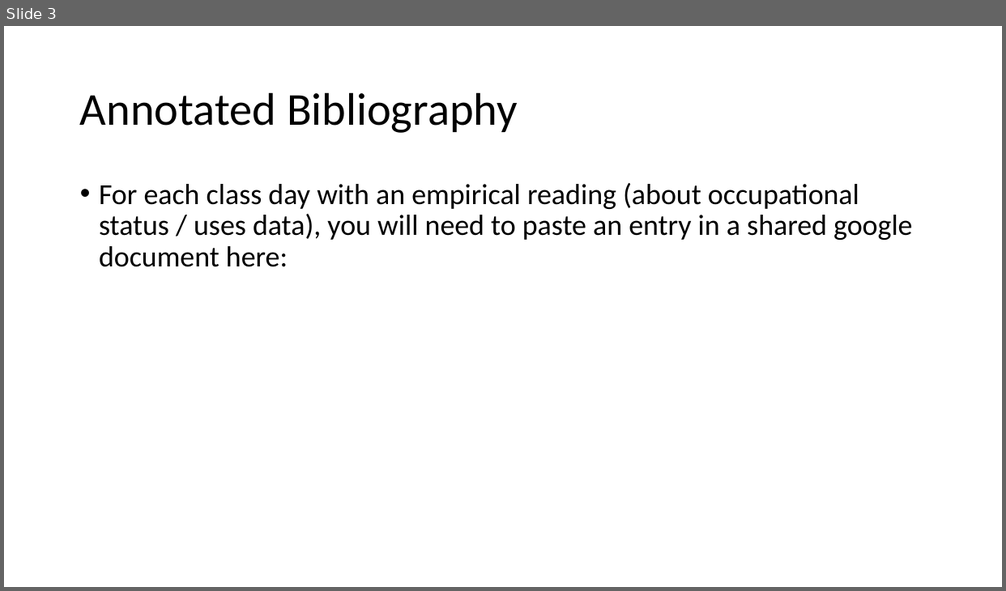
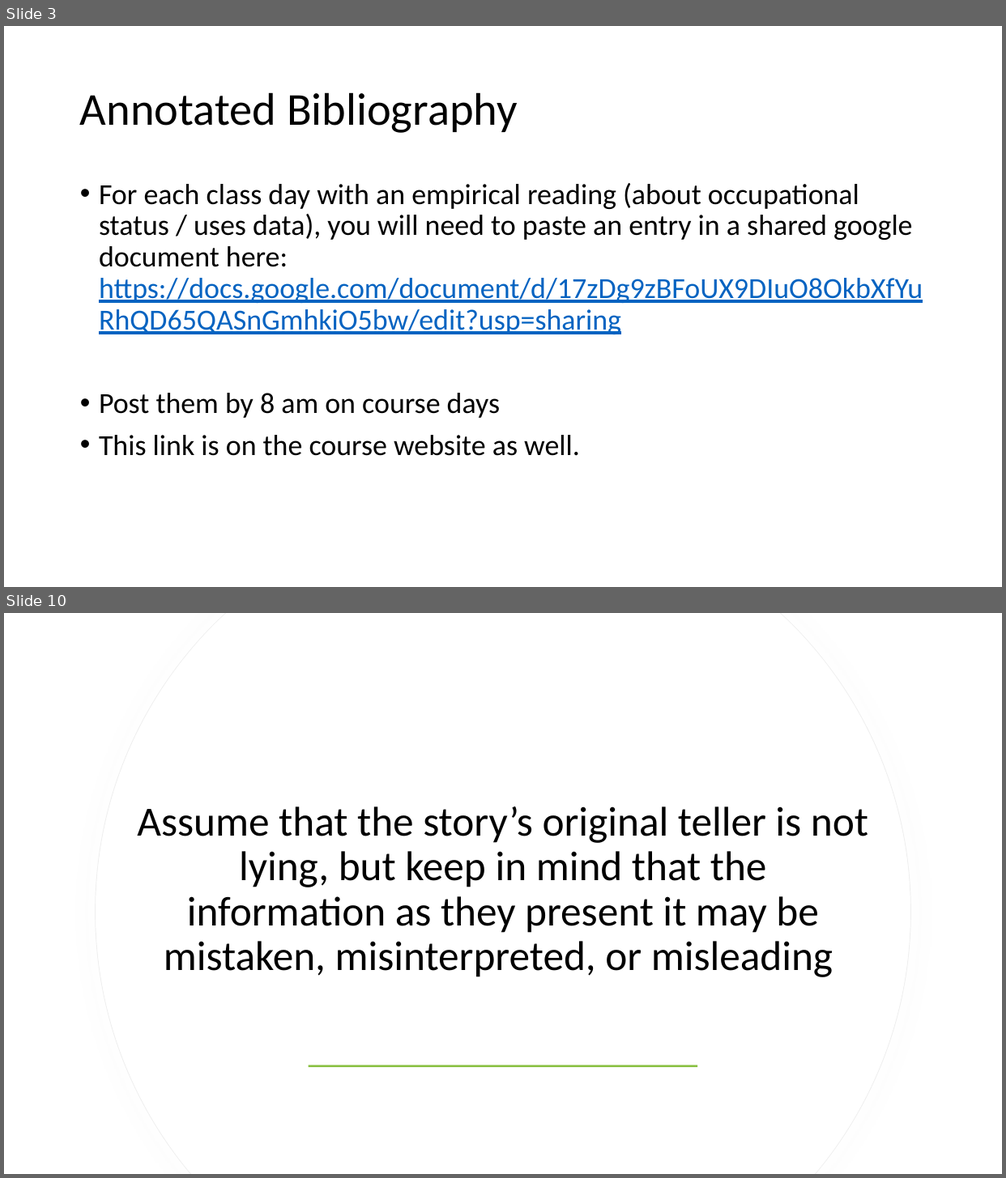
Before and after one commit to ekmaloney/soc490s, a slide deck: slides/feb17.pptx. Shown one above the other, each under a label of ours: slide 3 before the commit, slides 3 and 10 after it; the slides between them are not shown. The pictures are 1006x591 and 1006x1178 pixels, drawn with LibreOffice and Linux fonts; fonts in the diff are those of the drawing. Boxes give left, top, right and bottom in pixels: in the first picture for what was removed or moved away, otherwise in the second. Text is boxed around its words. In the diff, an @@ line names an element or a change of style, - is before the commit and + after.

```diff
--- a/slides/feb17.pptx
+++ b/slides/feb17.pptx
@@ slide 10 added at (x1=4, y1=613, x2=1002, y2=1174), background #FFFFFF @@
@@ freeform shape added at (x1=96, y1=613, x2=911, y2=1174), fill #FFFFFF, outline #EFEFEF 0.75 pt @@
@@ freeform shape added at (x1=96, y1=613, x2=910, y2=1174), fill #FFFFFF @@
@@ title added at (x1=137, y1=807, x2=868, y2=977), 40 pt, text #000000 @@
+Assume that the story’s original teller is not lying, but keep in mind that the information as they present it may be mistaken, misinterpreted, or misleading
@@ rectangle added at (x1=309, y1=1065, x2=698, y2=1067), fill #8BC145 @@
@@ slide 3 changed as well @@
@@ text at (x1=99, y1=183, x2=923, y2=456): text changed @@
-• For each class day with an empirical reading (about occupational status / uses data), you will need to paste an entry in a shared google document here:
+• For each class day with an empirical reading (about occupational status / uses data), you will need to paste an entry in a shared google document here: https://docs.google.com/document/d/17zDg9zBFoUX9DIuO8OkbXfYuRhQD65QASnGmhkiO5bw/edit?usp=sharing
+• Post them by 8 am on course days
+• This link is on the course website as well.
```
Also in this commit, not shown: 2 other slides changed, 22 other slides added, 17 other files.
